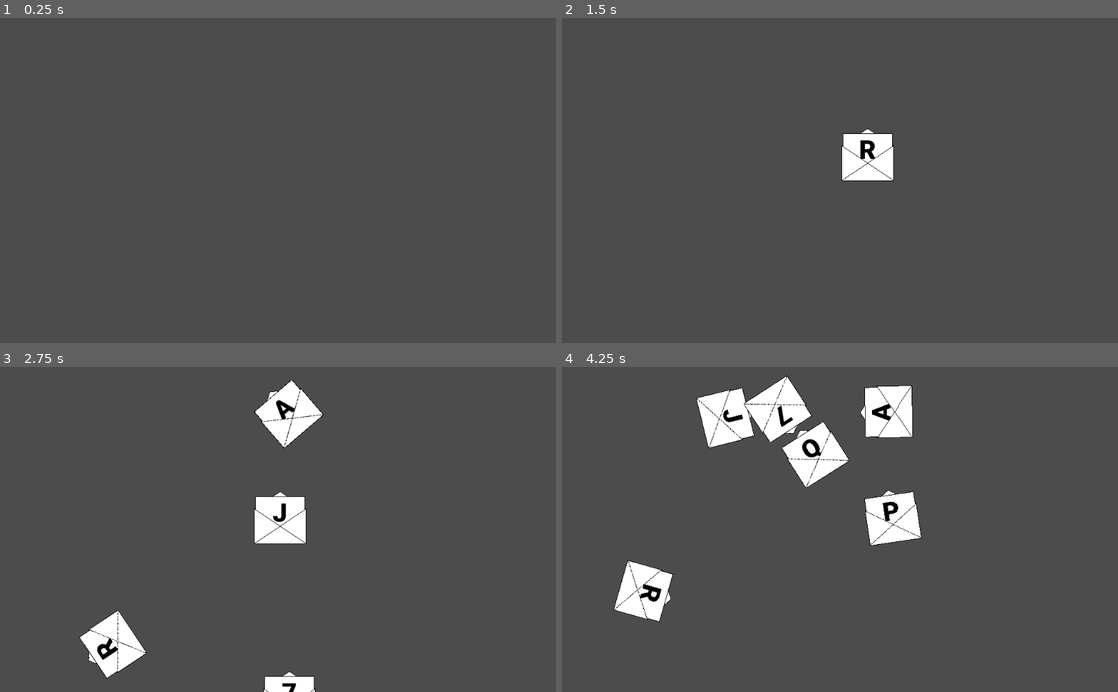
Above: before the commit, frames 1-4 (two rows, left to right).
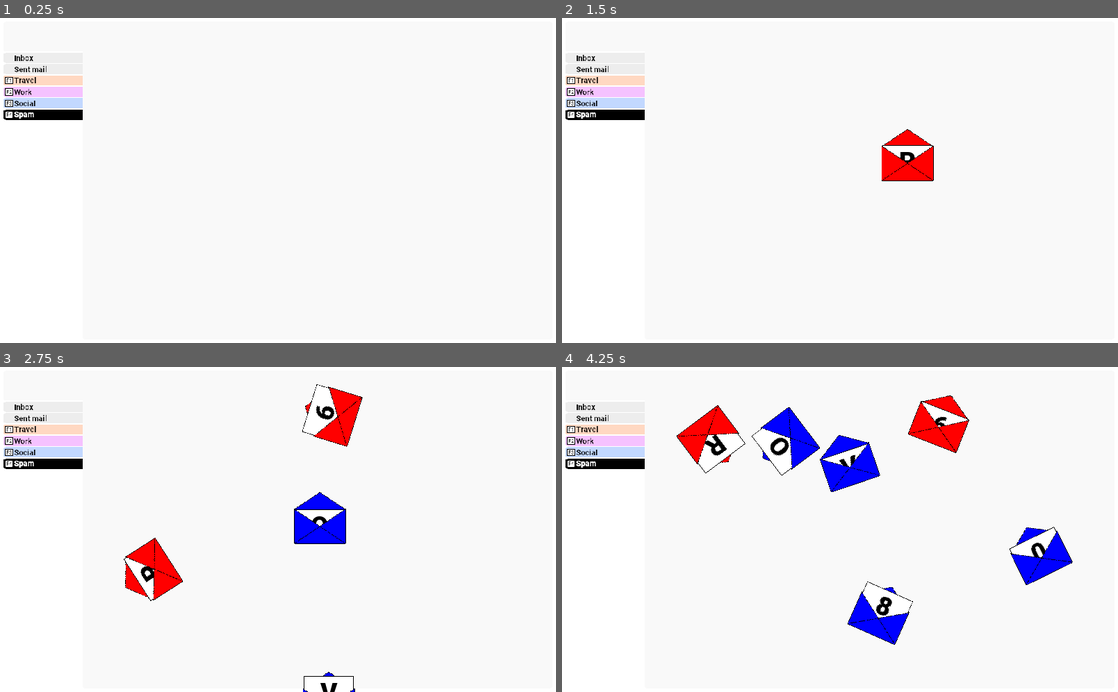
Above: after the commit, the same moments.

Repository: xphere/spamail-openjam-2018
Game: Godot game, scene res://actors/level/Level.tscn
Same seed, same stepped clock (60 frames per second), same inputs: the game is played once before the commit and once after it. The project has no main scene, so this scene is started directly.
Inputs:
- Up to frame 1 (0.25 s): no input
- Up to frame 2 (1.5 s): tap Enter at 0.5 s
- Up to frame 3 (2.75 s): no input
- Up to frame 4 (4.25 s): no input

The runs differ from the first frame. In frame 1, 100% of the frame differs, in the area x 0-100%, y 0-100%; in frame 2, 99%; in frame 3, 96%; in frame 4, 94%.

Commit message:
envelope has color and animates

Diff:
--- a/actors/envelope/Envelope.gd
+++ b/actors/envelope/Envelope.gd
@@ -12,3 +12,10 @@
 
 func kill() -> void:
 	queue_free()
+
+
+func set_color(color : Color) -> void:
+	$Pivot/Back.modulate = color
+	$Pivot/Opened.modulate = color
+	$Pivot/Closed.modulate = color
+	$Pivot/Front.modulate = color
--- a/actors/envelope/Envelope.tscn
+++ b/actors/envelope/Envelope.tscn
@@ -7,6 +7,13 @@
 [ext_resource path="res://theme/Roboto-Black.ttf" type="DynamicFontData" id=5]
 [ext_resource path="res://actors/envelope/flap-closed.png" type="Texture" id=6]
 [ext_resource path="res://actors/envelope/front.png" type="Texture" id=7]
+
+[sub_resource type="PhysicsMaterial" id=3]
+
+friction = 1.0
+rough = false
+bounce = 1.0
+absorbent = false
 
 [sub_resource type="DynamicFont" id=1]
 
@@ -22,12 +29,87 @@
 custom_solver_bias = 0.0
 radius = 48.0
 
+[sub_resource type="Animation" id=4]
+
+resource_name = "Open"
+length = 1.0
+loop = true
+step = 0.1
+tracks/0/type = "value"
+tracks/0/path = NodePath("Pivot/Letter:position")
+tracks/0/interp = 1
+tracks/0/loop_wrap = true
+tracks/0/imported = false
+tracks/0/enabled = true
+tracks/0/keys = {
+"times": PoolRealArray( 0, 0.5, 0.8, 1 ),
+"transitions": PoolRealArray( -2, 1, 0.5, -2 ),
+"update": 0,
+"values": [ Vector2( 2, 2 ), Vector2( 2, -22 ), Vector2( 2, -22 ), Vector2( 2, 2 ) ]
+}
+
+[sub_resource type="Animation" id=5]
+
+resource_name = "Reset"
+length = 0.001
+loop = false
+step = 0.1
+tracks/0/type = "value"
+tracks/0/path = NodePath("Pivot/Closed:visible")
+tracks/0/interp = 1
+tracks/0/loop_wrap = true
+tracks/0/imported = false
+tracks/0/enabled = true
+tracks/0/keys = {
+"times": PoolRealArray( 0 ),
+"transitions": PoolRealArray( 1 ),
+"update": 1,
+"values": [ false ]
+}
+tracks/1/type = "value"
+tracks/1/path = NodePath("Pivot/Opened:visible")
+tracks/1/interp = 1
+tracks/1/loop_wrap = true
+tracks/1/imported = false
+tracks/1/enabled = true
+tracks/1/keys = {
+"times": PoolRealArray( 0 ),
+"transitions": PoolRealArray( 1 ),
+"update": 1,
+"values": [ true ]
+}
+tracks/2/type = "value"
+tracks/2/path = NodePath("Pivot/Letter:position")
+tracks/2/interp = 1
+tracks/2/loop_wrap = true
+tracks/2/imported = false
+tracks/2/enabled = true
+tracks/2/keys = {
+"times": PoolRealArray( 0 ),
+"transitions": PoolRealArray( 1 ),
+"update": 0,
+"values": [ Vector2( 2, -22 ) ]
+}
+tracks/3/type = "value"
+tracks/3/path = NodePath("Pivot/Opened:scale")
+tracks/3/interp = 1
+tracks/3/loop_wrap = true
+tracks/3/imported = false
+tracks/3/enabled = true
+tracks/3/keys = {
+"times": PoolRealArray( 0 ),
+"transitions": PoolRealArray( 1 ),
+"update": 0,
+"values": [ Vector2( 1, 1 ) ]
+}
+
 [node name="Envelope" type="RigidBody2D"]
 input_pickable = false
 collision_layer = 2
 collision_mask = 4
 mode = 0
 mass = 1.0
+physics_material_override = SubResource( 3 )
 gravity_scale = 1.0
 custom_integrator = false
 continuous_cd = 0
@@ -49,12 +131,12 @@
 centered = false
 
 [node name="Opened" type="Sprite" parent="Pivot"]
-position = Vector2( 2, -31 )
+position = Vector2( 2, -30 )
 texture = ExtResource( 3 )
 centered = false
 
 [node name="Letter" type="Sprite" parent="Pivot"]
-position = Vector2( 2, -22 )
+position = Vector2( 2, 2 )
 texture = ExtResource( 4 )
 centered = false
 
@@ -90,6 +172,17 @@
 centered = false
 
 [node name="Collision" type="CollisionShape2D" parent="."]
+visible = false
 position = Vector2( 0, -16 )
 rotation = 1.5708
 shape = SubResource( 2 )
+
+[node name="AnimationPlayer" type="AnimationPlayer" parent="."]
+root_node = NodePath("..")
+autoplay = "Open"
+playback_process_mode = 1
+playback_default_blend_time = 0.0
+playback_speed = 1.0
+anims/Open = SubResource( 4 )
+anims/Reset = SubResource( 5 )
+blend_times = [  ]
--- a/actors/level/Factory.gd
+++ b/actors/level/Factory.gd
@@ -5,13 +5,22 @@
 
 export var envelopeScene : PackedScene
 var available_characters : String = "ABCDEFGHIJKLMNOPQRSTUVWXYZ0123456789"
+var available_colors : Array = [
+	Color(1.0, 0.0, 0.0),
+	Color(0.0, 1.0, 0.0),
+	Color(0.0, 0.0, 1.0),
+]
 
 func create_random_envelope() -> Envelope:
 	var envelope = envelopeScene.instance()
+
 	var char_index = randi() % available_characters.length()
 	var label = available_characters[char_index]
+	envelope.set_label(label)
 
-	envelope.set_label(label)
+	var color = available_colors[randi() % available_colors.size()]
+	envelope.set_color(color)
+
 	envelope.connect("tree_exiting", self, "_on_envelope_tree_exiting", [label])
 	available_characters.erase(char_index, 1)
 	if available_characters.length() == 0:
--- a/actors/level/Level.tscn
+++ b/actors/level/Level.tscn
@@ -1,10 +1,11 @@
-[gd_scene load_steps=10 format=2]
+[gd_scene load_steps=11 format=2]
 
 [ext_resource path="res://actors/level/Level.gd" type="Script" id=1]
-[ext_resource path="res://actors/level/Playground.gd" type="Script" id=2]
-[ext_resource path="res://actors/level/Factory.gd" type="Script" id=3]
-[ext_resource path="res://actors/envelope/Envelope.tscn" type="PackedScene" id=4]
-[ext_resource path="res://actors/level/Timer.gd" type="Script" id=5]
+[ext_resource path="res://actors/level/background.png" type="Texture" id=2]
+[ext_resource path="res://actors/level/Playground.gd" type="Script" id=3]
+[ext_resource path="res://actors/level/Factory.gd" type="Script" id=4]
+[ext_resource path="res://actors/envelope/Envelope.tscn" type="PackedScene" id=5]
+[ext_resource path="res://actors/level/Timer.gd" type="Script" id=6]
 
 [sub_resource type="RectangleShape2D" id=1]
 
@@ -41,14 +42,30 @@
 size_flags_vertical = 1
 script = ExtResource( 1 )
 
+[node name="Background" type="TextureRect" parent="."]
+anchor_left = 0.0
+anchor_top = 0.0
+anchor_right = 0.0
+anchor_bottom = 0.0
+margin_right = 1024.0
+margin_bottom = 600.0
+rect_pivot_offset = Vector2( 0, 0 )
+rect_clip_content = false
+mouse_filter = 1
+mouse_default_cursor_shape = 0
+size_flags_horizontal = 1
+size_flags_vertical = 1
+texture = ExtResource( 2 )
+stretch_mode = 0
+
 [node name="Playground" type="StaticBody2D" parent="."]
-position = Vector2( 152, 80 )
+position = Vector2( 225, 80 )
 input_pickable = false
 collision_layer = 1
 collision_mask = 1
 constant_linear_velocity = Vector2( 0, 0 )
 constant_angular_velocity = 0.0
-script = ExtResource( 2 )
+script = ExtResource( 3 )
 
 [node name="Corner" type="Position2D" parent="Playground"]
 position = Vector2( 720, 440 )
--- a/project.godot
+++ b/project.godot
@@ -23,7 +23,16 @@
 config/name="OpenJam 2018"
 config/icon="res://icon.png"
 
+[display]
+
+window/stretch/mode="2d"
+window/stretch/aspect="keep"
+
 [physics]
 
 common/physics_jitter_fix=1.0
 2d/default_gravity=0
+
+[rendering]
+
+environment/default_clear_color=Color( 1, 1, 1, 1 )
Not shown: 1 places in actors/envelope/Envelope.tscn that only renumber resources
Not shown: 1 places in actors/level/Level.tscn that only renumber resources
Binary file added: actors/level/background.png
Not shown, added: actors/level/background.png.import
Not shown, changed: design/game.xcf
